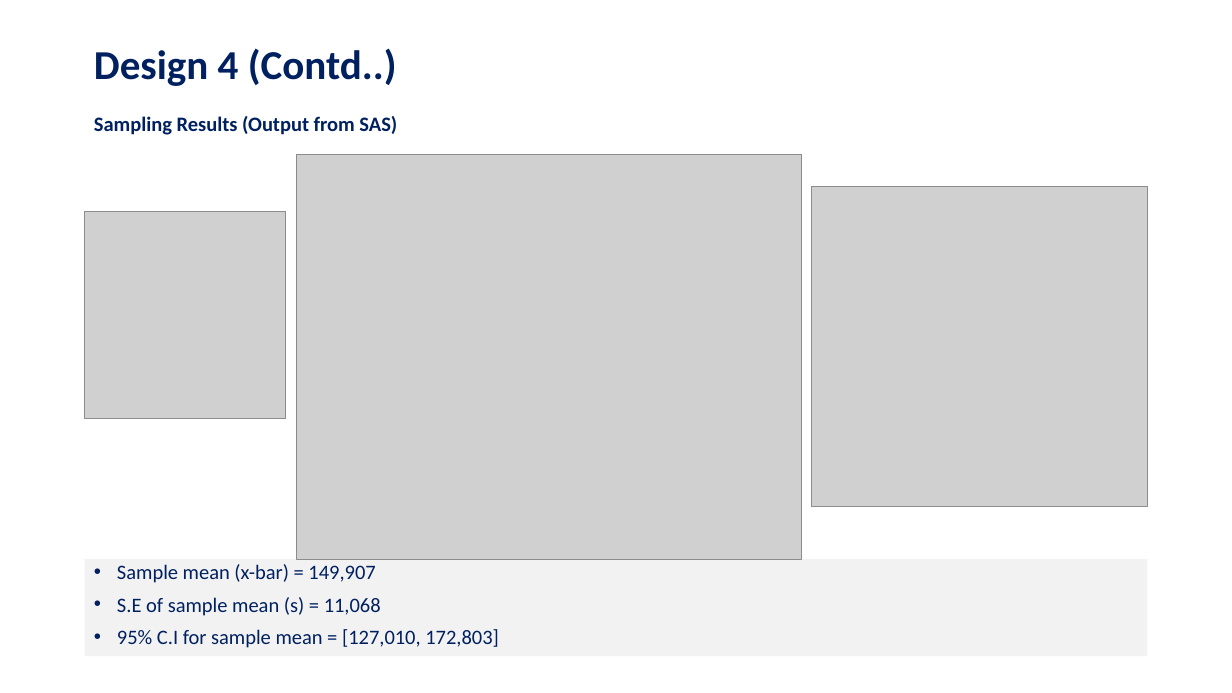
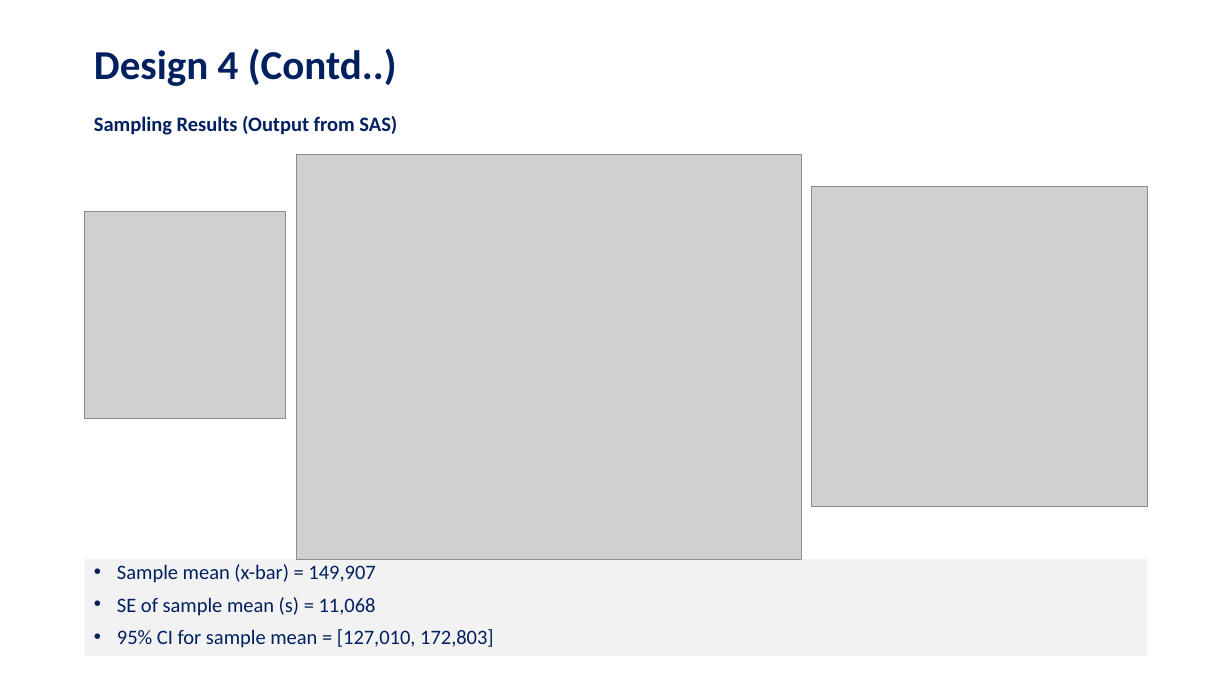
Before and after one commit to dmf42186/MSDS-6370-Statistical-Sampling-Class-Project, a slide deck: slide 11 of Reports/MSDS 6370 Statistical Sampling Project - Sudip Bhattacharyya Dan Freeman.pptx. Drawn at 1232x693 pixels with LibreOffice and Linux fonts; fonts in the diff are those of the drawing; grey boxes stand for pictures. Boxes give left, top, right and bottom in pixels: in the first picture for what was removed or moved away, otherwise in the second. Text is boxed around its words. In the diff, an @@ line names an element or a change of style, - is before the commit and + after.

```diff
--- a/Reports/MSDS 6370 Statistical Sampling Project - Sudip Bhattacharyya Dan Freeman.pptx
+++ b/Reports/MSDS 6370 Statistical Sampling Project - Sudip Bhattacharyya Dan Freeman.pptx
@@ text in rectangle at box(117, 597, 494, 648): text changed @@
-• S.E of sample mean (s) = 11,068
-• 95% C.I for sample mean = [127,010, 172,803]
+• SE of sample mean (s) = 11,068
+• 95% CI for sample mean = [127,010, 172,803]
```
Also in this commit, not shown: 10 other slides changed.
